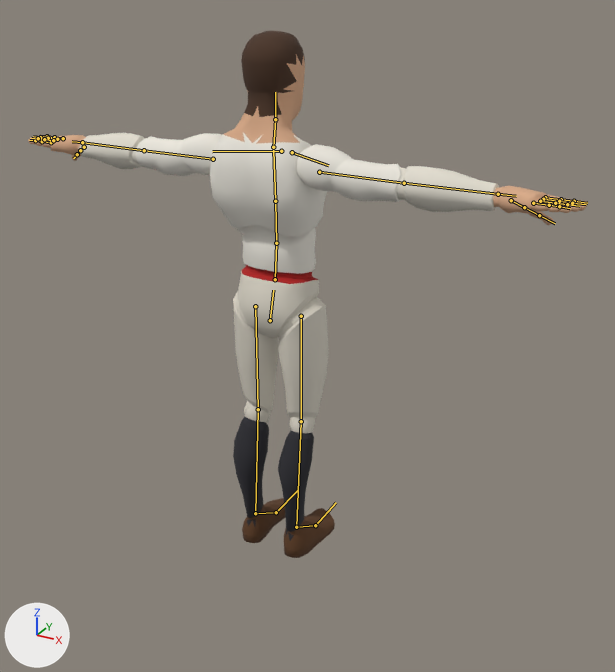
Renders of the glTF model assets/characters/human/human.glb from each side of a commit.
Both versions are drawn from a 50 mm camera at (1.38, -2.3, 2.02) aimed at (0.1, 0.03, 0.85). Lighting does not change. The marker at lower left points along +X, +Y and +Z. The first picture is the older version. The bones that change, and the others that lie on the model, are drawn over the model as lines.

Objects in the first picture: 'Mannequin'.
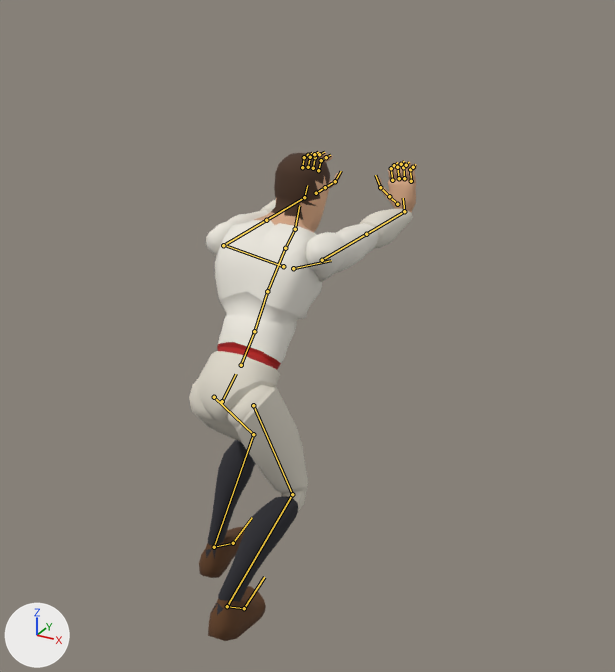
The newer file adds an action. The first version stands in its rest pose; the second is drawn at frame 0 of the action 'feed_loop'.

What differs and where, as boxes [x1, y1, x2, y2] in the pictures (615 x 672 px):
'Mannequin', posed (59% narrower, 7% shorter)
    before: [28, 31, 588, 558]
    after: [189, 151, 417, 641]
bone 'DEF-hips', root to tip
    before: (270, 320) to (273, 290)
    after: (222, 401) to (236, 374)
bone 'DEF-spine.002', root to tip
    before: (276, 243) to (275, 201)
    after: (254, 331) to (267, 291)
bone 'DEF-spine.003', root to tip
    before: (275, 201) to (273, 150)
    after: (267, 291) to (284, 250)
bone 'DEF-neck', root to tip
    before: (273, 147) to (275, 119)
    after: (285, 248) to (295, 229)
bone 'DEF-head', root to tip
    before: (275, 119) to (275, 92)
    after: (295, 229) to (299, 205)
bone 'DEF-shoulder.L', root to tip
    before: (281, 151) to (212, 151)
    after: (283, 266) to (224, 245)
bone 'DEF-upper_arm.L', root to tip
    before: (213, 159) to (144, 150)
    after: (223, 245) to (266, 220)
bone 'DEF-forearm.L', root to tip
    before: (144, 150) to (82, 142)
    after: (266, 220) to (304, 197)
bone 'DEF-hand.L', root to tip
    before: (82, 142) to (72, 141)
    after: (304, 197) to (307, 185)
bone 'DEF-f_index.02.L', root to tip
    before: (54, 137) to (47, 136)
    after: (321, 160) to (326, 157)
bone 'DEF-f_middle.02.L', root to tip
    before: (48, 138) to (40, 137)
    after: (315, 157) to (319, 154)
bone 'DEF-f_pinky.02.L', root to tip
    before: (42, 141) to (35, 140)
    after: (304, 157) to (308, 155)
bone 'DEF-f_ring.02.L', root to tip
    before: (44, 139) to (38, 138)
    after: (310, 157) to (314, 154)
bone 'DEF-thumb.01.L', root to tip
    before: (84, 147) to (80, 150)
    after: (316, 193) to (325, 187)
bone 'DEF-thumb.03.L', root to tip
    before: (77, 154) to (73, 158)
    after: (335, 181) to (341, 171)
bone 'DEF-shoulder.R', root to tip
    before: (292, 152) to (328, 165)
    after: (293, 268) to (331, 260)
bone 'DEF-upper_arm.R', root to tip
    before: (319, 172) to (404, 183)
    after: (322, 260) to (366, 234)
bone 'DEF-forearm.R', root to tip
    before: (404, 183) to (498, 194)
    after: (366, 234) to (404, 211)
bone 'DEF-hand.R', root to tip
    before: (498, 194) to (516, 196)
    after: (404, 211) to (403, 198)
bone 'DEF-f_index.02.R', root to tip
    before: (561, 199) to (574, 201)
    after: (391, 168) to (394, 165)
bone 'DEF-f_middle.02.R', root to tip
    before: (559, 201) to (572, 203)
    after: (397, 167) to (401, 164)
bone 'DEF-f_pinky.02.R', root to tip
    before: (549, 205) to (559, 206)
    after: (410, 169) to (413, 167)
bone 'DEF-f_ring.02.R', root to tip
    before: (555, 203) to (567, 204)
    after: (403, 167) to (406, 165)
bone 'DEF-thumb.01.R', root to tip
    before: (511, 200) to (524, 207)
    after: (397, 204) to (389, 196)
bone 'DEF-thumb.03.R', root to tip
    before: (539, 215) to (555, 223)
    after: (380, 187) to (375, 175)
bone 'DEF-thigh.L', root to tip
    before: (255, 306) to (258, 409)
    after: (214, 397) to (253, 434)
bone 'DEF-shin.L', root to tip
    before: (258, 409) to (255, 513)
    after: (253, 434) to (214, 547)
bone 'DEF-foot.L', root to tip
    before: (255, 513) to (276, 512)
    after: (214, 547) to (233, 543)
bone 'DEF-thigh.R', root to tip
    before: (301, 316) to (301, 421)
    after: (253, 405) to (292, 494)
bone 'DEF-shin.R', root to tip
    before: (301, 421) to (296, 527)
    after: (292, 494) to (227, 606)
bone 'DEF-foot.R', root to tip
    before: (296, 527) to (315, 525)
    after: (227, 606) to (244, 608)
bone 'DEF-toe.R', root to tip
    before: (315, 525) to (336, 502)
    after: (244, 608) to (264, 577)

The edits, one by one:
Bone 'DEF-hips' (bone_def_hips) moves from (0.0, 0.0, 0.0) to (0.029, -0.251, -0.202).
Bone 'DEF-hips' (bone_def_hips) turns from (0, 0, 0) to (39, -12, -7) degrees about its own x, y and z.
Bone 'DEF-spine.002' (bone_def_spine_002) turns from (0, 0, 0) to (3, 4, 0) degrees about its own x, y and z.
Bone 'DEF-spine.003' (bone_def_spine_003) turns from (0, 0, 0) to (8, 13, 1) degrees about its own x, y and z.
Bone 'DEF-neck' (bone_def_neck) turns from (0, 0, 0) to (-6, -9, 3) degrees about its own x, y and z.
Bone 'DEF-head' (bone_def_head) turns from (0, 0, 0) to (-27, 4, 4) degrees about its own x, y and z.
Bone 'DEF-shoulder.L' (bone_def_shoulder_l) turns from (0, 0, 0) to (-2, -1, -6) degrees about its own x, y and z.
Bone 'DEF-upper_arm.L' (bone_def_upper_arm_l) turns from (0, 0, 0) to (45, -31, 67) degrees about its own x, y and z.
Bone 'DEF-forearm.L' (bone_def_forearm_l) turns from (0, 0, 0) to (-2, -35, 1) degrees about its own x, y and z.
Bone 'DEF-hand.L' (bone_def_hand_l) turns from (0, 0, 0) to (-2, -3, 80) degrees about its own x, y and z.
Bone 'DEF-f_index.02.L' (bone_def_f_index_02_l) turns from (0, 0, 0) to (77, 0, 0) degrees about its own x, y and z.
Bone 'DEF-f_middle.02.L' (bone_def_f_middle_02_l) turns from (0, 0, 0) to (77, 0, 0) degrees about its own x, y and z.
Bone 'DEF-f_pinky.02.L' (bone_def_f_pinky_02_l) turns from (0, 0, 0) to (77, 0, 0) degrees about its own x, y and z.
Bone 'DEF-f_ring.02.L' (bone_def_f_ring_02_l) turns from (0, 0, 0) to (77, 0, 0) degrees about its own x, y and z.
Bone 'DEF-thumb.01.L' (bone_def_thumb_01_l) turns from (0, 0, 0) to (-19, -3, -16) degrees about its own x, y and z.
Bone 'DEF-thumb.03.L' (bone_def_thumb_03_l) turns from (0, 0, 0) to (27, -6, -9) degrees about its own x, y and z.
Bone 'DEF-shoulder.R' (bone_def_shoulder_r) turns from (0, 0, 0) to (-3, 1, -6) degrees about its own x, y and z.
Bone 'DEF-upper_arm.R' (bone_def_upper_arm_r) turns from (0, 0, 0) to (44, 27, -61) degrees about its own x, y and z.
Bone 'DEF-forearm.R' (bone_def_forearm_r) turns from (0, 0, 0) to (-2, 24, -1) degrees about its own x, y and z.
Bone 'DEF-hand.R' (bone_def_hand_r) turns from (0, 0, 0) to (-15, 12, -86) degrees about its own x, y and z.
Bone 'DEF-f_index.02.R' (bone_def_f_index_02_r) turns from (0, 0, 0) to (77, 0, 0) degrees about its own x, y and z.
Bone 'DEF-f_middle.02.R' (bone_def_f_middle_02_r) turns from (0, 0, 0) to (77, 0, 0) degrees about its own x, y and z.
Bone 'DEF-f_pinky.02.R' (bone_def_f_pinky_02_r) turns from (0, 0, 0) to (77, 0, 0) degrees about its own x, y and z.
Bone 'DEF-f_ring.02.R' (bone_def_f_ring_02_r) turns from (0, 0, 0) to (77, 0, 0) degrees about its own x, y and z.
Bone 'DEF-thumb.01.R' (bone_def_thumb_01_r) turns from (0, 0, 0) to (-19, 3, 16) degrees about its own x, y and z.
Bone 'DEF-thumb.03.R' (bone_def_thumb_03_r) turns from (0, 0, 0) to (27, 6, 9) degrees about its own x, y and z.
Bone 'DEF-thigh.L' (bone_def_thigh_l) turns from (0, 0, 0) to (-77, -14, -18) degrees about its own x, y and z.
Bone 'DEF-shin.L' (bone_def_shin_l) turns from (0, 0, 0) to (85, -18, 1) degrees about its own x, y and z.
Bone 'DEF-foot.L' (bone_def_foot_l) turns from (0, 0, 0) to (-42, -3, 0) degrees about its own x, y and z.
Bone 'DEF-thigh.R' (bone_def_thigh_r) turns from (0, 0, 0) to (-55, 0, 0) degrees about its own x, y and z.
Bone 'DEF-shin.R' (bone_def_shin_r) turns from (0, 0, 0) to (73, 0, 0) degrees about its own x, y and z.
Bone 'DEF-foot.R' (bone_def_foot_r) turns from (0, 0, 0) to (-43, -16, -12) degrees about its own x, y and z.
Bone 'DEF-toe.R' (bone_def_toe_r) turns from (0, 0, 0) to (11, 0, 0) degrees about its own x, y and z.
